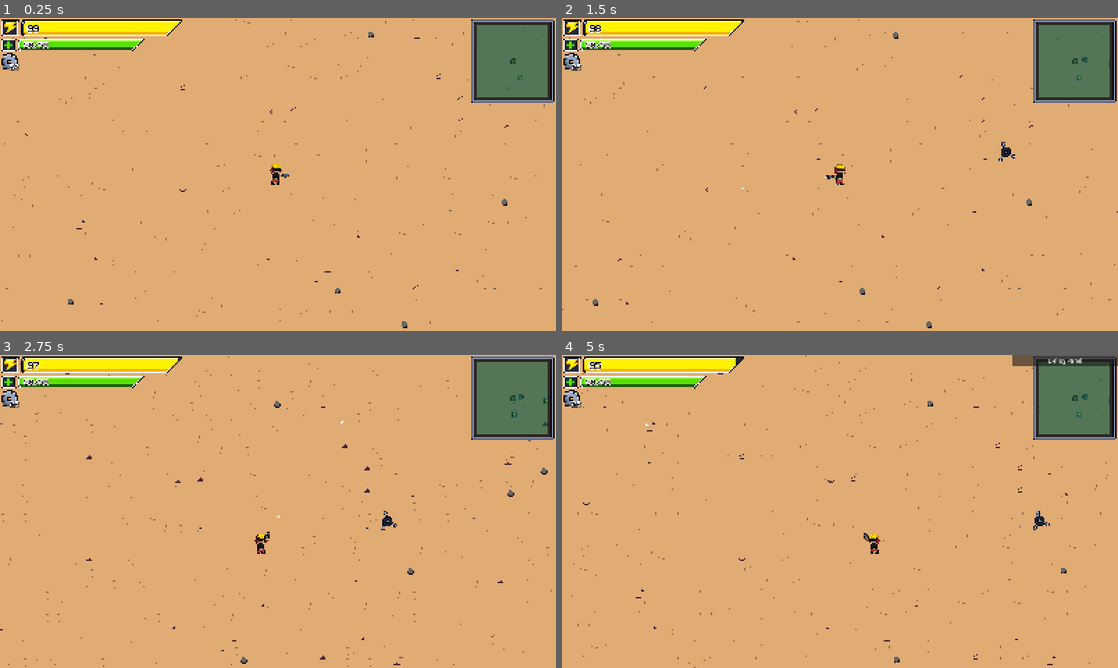
Above: before the commit, frames 1-4 (two rows, left to right).
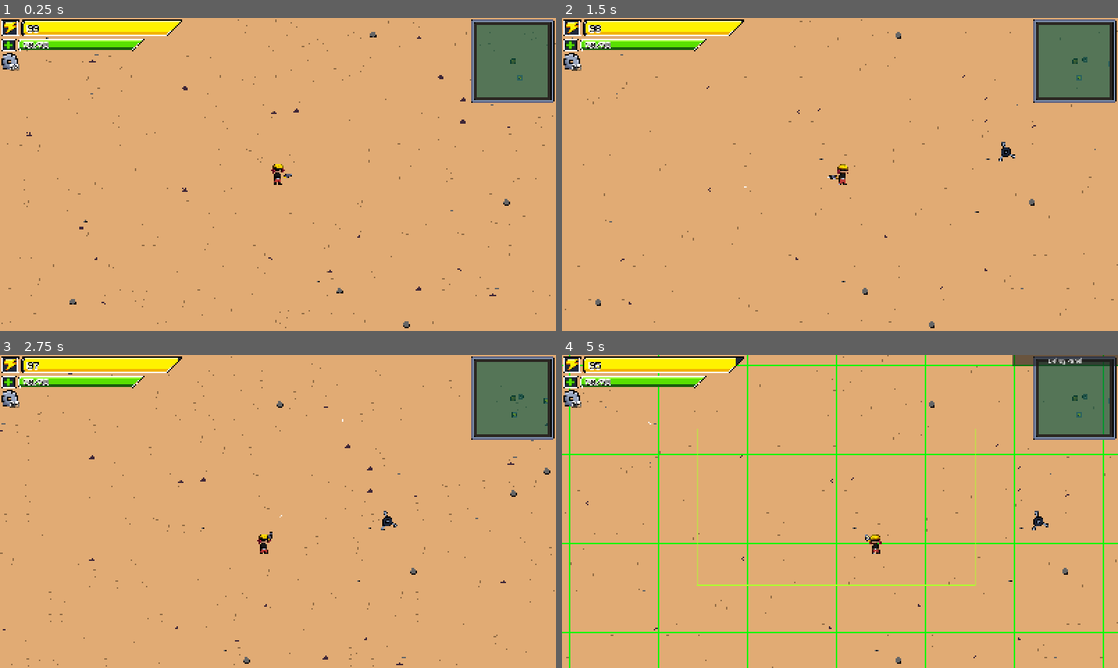
Above: after the commit, the same moments.

Repository: Crash-Out-Engine/NUS-Orbital-2025
Game: Godot game, scene res://scenes/game.tscn
Two runs of this game, one before a commit and one after it. Both use one fixed random seed, a clock stepped at 60 frames per second and the inputs below.
Inputs (mouse positions are in pixels of both pictures, inside the frame that each line leads up to):
- Up to frame 1 (0.25 s): no input
- Up to frame 2 (1.5 s): tap Enter at 0.5 s; move the mouse to (962, 158) at 0.52 s; hold D (right) 0.53-1.25 s; hold Shift (add turret) 0.53-1.25 s; click (962, 158) at 0.67 s; drag from (728, 190) to (962, 158) at 1.27 s
- Up to frame 3 (2.75 s): move the mouse to (333, 442) at 2.02 s; press the mouse at (333, 442) at 2.03 s; hold D (right) from 2.03 s (still down)
- Up to frame 4 (5 s): release D (right) at 2.75 s; release the mouse at (895, 442) at 2.75 s; drag from (812, 574) to (906, 414) at 2.77 s; move the mouse to (1006, 558) at 3.52 s; hold A (left) 3.53-4.25 s; tap Ctrl at 3.6 s; click (1006, 558) at 3.67 s; tap F3 (debug) at 4.15 s; drag from (673, 464) to (756, 433) at 4.27 s

The runs differ from the first frame. In frame 1, 0.9% of the frame differs, in the area x 0-100%, y 0-100%; in frame 2, 0.7%; in frame 3, 1.1%; in frame 4, 4.6%.

Commit message:
refactor: organize `camera_2d.gd` script
- Added documentation to a few debug scripts.

Diff:
--- a/scenes/game.tscn
+++ b/scenes/game.tscn
@@ -1,7 +1,8 @@
-[gd_scene load_steps=49 format=3 uid="uid://bbtrde7tvkisy"]
+[gd_scene load_steps=50 format=3 uid="uid://bbtrde7tvkisy"]
 
 [ext_resource type="PackedScene" uid="uid://ytw0s5xnqwvt" path="res://scenes/player.tscn" id="1_uwrxv"]
 [ext_resource type="Script" uid="uid://d2o1hku0svi7t" path="res://scripts/game_scene/game.gd" id="1_yqjtg"]
+[ext_resource type="Script" uid="uid://b4nnqgafyjd1u" path="res://scripts/game_scene/camera_debug.gd" id="4_37s47"]
 [ext_resource type="Script" uid="uid://d05ojyvqdl0s7" path="res://scripts/game_scene/camera_2d.gd" id="4_lbhrr"]
 [ext_resource type="Script" uid="uid://ccldnij14thxu" path="res://scripts/game_scene/object_spawner.gd" id="5_264po"]
 [ext_resource type="Script" uid="uid://dixn701xl56vv" path="res://scripts/game_scene/enemy_spawner.gd" id="5_iywne"]
@@ -184,12 +185,15 @@
 [node name="Player" parent="EntityContainer" instance=ExtResource("1_uwrxv")]
 
 [node name="Camera2D" type="Camera2D" parent="EntityContainer" node_paths=PackedStringArray("player")]
-offset = Vector2(2.76, 0)
 zoom = Vector2(2, 2)
 process_callback = 0
 position_smoothing_enabled = true
 script = ExtResource("4_lbhrr")
 player = NodePath("../Player")
+
+[node name="CameraDebug" type="Node2D" parent="EntityContainer/Camera2D"]
+script = ExtResource("4_37s47")
+metadata/_custom_type_script = "uid://rpe1k6t1qksx"
 
 [node name="ObjectSpawner" type="Node2D" parent="." node_paths=PackedStringArray("entity_container")]
 script = ExtResource("5_264po")
--- /dev/null
+++ b/scripts/debug_visuals_base.gd
@@ -0,0 +1,29 @@
+class_name DebugVisualsBase
+extends Node2D
+## An abstract base class for debugging visuals that involve manual drawing.
+##
+## Classes that inherit this class should override [method CanvasItem._draw]
+## with their custom draw instructions.
+## This class queues redraws and handles toggling through the "debug" action.
+
+var _debug_enabled: bool = false
+
+
+func _init() -> void:
+	assert(get_class() != "DebugVisualsBase",
+			"DebugVisualsBase is an abstract class and cannot be instantiated.")
+
+
+func _ready() -> void:
+	z_index = 100
+
+
+func _process(_delta: float) -> void:
+	if Input.is_action_just_pressed("debug"):
+		_debug_enabled = !_debug_enabled
+
+	if _debug_enabled:
+		show()
+		queue_redraw()
+	else:
+		hide()
--- a/scripts/game_scene/camera_2d.gd
+++ b/scripts/game_scene/camera_2d.gd
@@ -1,26 +1,41 @@
 extends Camera2D
 
-const PEEK_FACTOR = 0.15
+## The proportion of peeking relative to mouse position.
+##
+## If [code]PEEK_FACTOR = 0.2[/code], for every unit distance the mouse moves
+## left of screen center, the player camera peeks an additional 0.2 unit
+## distance to the left and 0.2 unit distance less to the right.
+const PEEK_FACTOR = 0.5
 
-@export var player : Player
+## The proportion of maximum peekable distance to viewport size.
+##
+## If [code]MAX_RECT_PROPORTION = 1.0[/code], then the maximum peekable distance
+## will be such that the player lies right at the border of the viewport.
+##
+## Note that if this value is higher than [member PEEK_FACTOR], then the player
+## will only hit the offset limit when the cursor is somewhere outside the
+## viewport.
+const MAX_RECT_PROPORTION = 0.5
 
-var max_rect: Vector2
-var mouse_offset: Vector2
-var desired_offset: Vector2
-var min_offset: int = -100
-var max_offset: int = 100
+@export var player: Player
+
+var _max_offset_rect: Vector2
+
 
 func _ready() -> void:
-	get_tree().get_root().size_changed.connect(resize)
-	resize()
+	get_tree().get_root().size_changed.connect(_resize)
+	_resize()
 
 
 func _process(_delta: float) -> void:
-	desired_offset = (get_global_mouse_position() - position) * 0.5
-	desired_offset.x = clamp(desired_offset.x, min_offset, max_offset)
-	desired_offset.y = clamp(desired_offset.y, min_offset / 2, max_offset / 2)
+	var desired_offset = (get_local_mouse_position()) * PEEK_FACTOR
+	desired_offset = desired_offset.clamp(-_max_offset_rect / 2, _max_offset_rect / 2)
 	global_position = player.global_position + desired_offset
 
 
-func resize() -> void:
-	max_rect = get_viewport().size * 0.2
+func _resize() -> void:
+	var cam_size := (
+			get_viewport_rect() *
+			get_canvas_transform().affine_inverse()
+			).size
+	_max_offset_rect = cam_size * MAX_RECT_PROPORTION
--- /dev/null
+++ b/scripts/game_scene/camera_debug.gd
@@ -0,0 +1,10 @@
+extends DebugVisualsBase
+
+
+func _draw() -> void:
+	debug_rect()
+
+
+func debug_rect() -> void:
+	var max_rect = get_parent()._max_offset_rect / get_parent().scale
+	draw_rect(Rect2(-max_rect / 2, max_rect), Color.GREEN_YELLOW, false, 0.5, true)
--- a/scripts/game_scene/chunk_debug.gd
+++ b/scripts/game_scene/chunk_debug.gd
@@ -1,40 +1,32 @@
-extends Node2D
-
-@export var active: bool = false
+extends DebugVisualsBase
 
 @onready var player: Player = $"/root/Game/EntityContainer/Player"
 @onready var player_camera: Camera2D = $"/root/Game/EntityContainer/Camera2D"
 @onready var parent := get_parent() as ChunkTileMap
 
 
-func _process(_delta: float) -> void:
-	if active:
-		queue_redraw()
+func _draw() -> void:
+	var cam_center := player_camera.get_screen_center_position()
+	var cam_size := (
+		player_camera.get_viewport_rect() *
+		player_camera.get_canvas_transform().affine_inverse()
+		).size
+	var start = cam_center - cam_size / 2
+	var end = cam_center + cam_size / 2
 
-
-func _draw() -> void:
-	if active:
-		var cam_center := player_camera.get_screen_center_position()
-		var cam_size := (
-			player_camera.get_viewport_rect() *
-			player_camera.get_canvas_transform().affine_inverse()
-			).size
-		var start = cam_center - cam_size / 2
-		var end = cam_center + cam_size / 2
-
-		var chunk_coords_size := parent.chunk_size * parent.tile_set.tile_size
-		var start_chunk := floor(start / Vector2(chunk_coords_size)) as Vector2i
-		var end_chunk := ceil(end / Vector2(chunk_coords_size)) as Vector2i
-		var chunk_rect := end_chunk - start_chunk
-		for x in range(chunk_rect.x):
-			var chunk_position = (start_chunk + Vector2i(x, 0)) * chunk_coords_size
-			draw_line(
-				chunk_position,
-				chunk_position + Vector2i(0, chunk_coords_size.y) * chunk_rect,
-				Color("#00FF00"))
-		for y in range(chunk_rect.y):
-			var chunk_position = (start_chunk + Vector2i(0, y)) * chunk_coords_size
-			draw_line(
-				chunk_position,
-				chunk_position + Vector2i(chunk_coords_size.x, 0) * chunk_rect,
-				Color("#00FF00"))
+	var chunk_coords_size := parent.chunk_size * parent.tile_set.tile_size
+	var start_chunk := floor(start / Vector2(chunk_coords_size)) as Vector2i
+	var end_chunk := ceil(end / Vector2(chunk_coords_size)) as Vector2i
+	var chunk_rect := end_chunk - start_chunk
+	for x in range(chunk_rect.x):
+		var chunk_position = (start_chunk + Vector2i(x, 0)) * chunk_coords_size
+		draw_line(
+			chunk_position,
+			chunk_position + Vector2i(0, chunk_coords_size.y) * chunk_rect,
+			Color.GREEN)
+	for y in range(chunk_rect.y):
+		var chunk_position = (start_chunk + Vector2i(0, y)) * chunk_coords_size
+		draw_line(
+			chunk_position,
+			chunk_position + Vector2i(chunk_coords_size.x, 0) * chunk_rect,
+			Color.GREEN)
Not shown, added: scripts/debug_visuals_base.gd.uid
Not shown, added: scripts/game_scene/camera_debug.gd.uid
